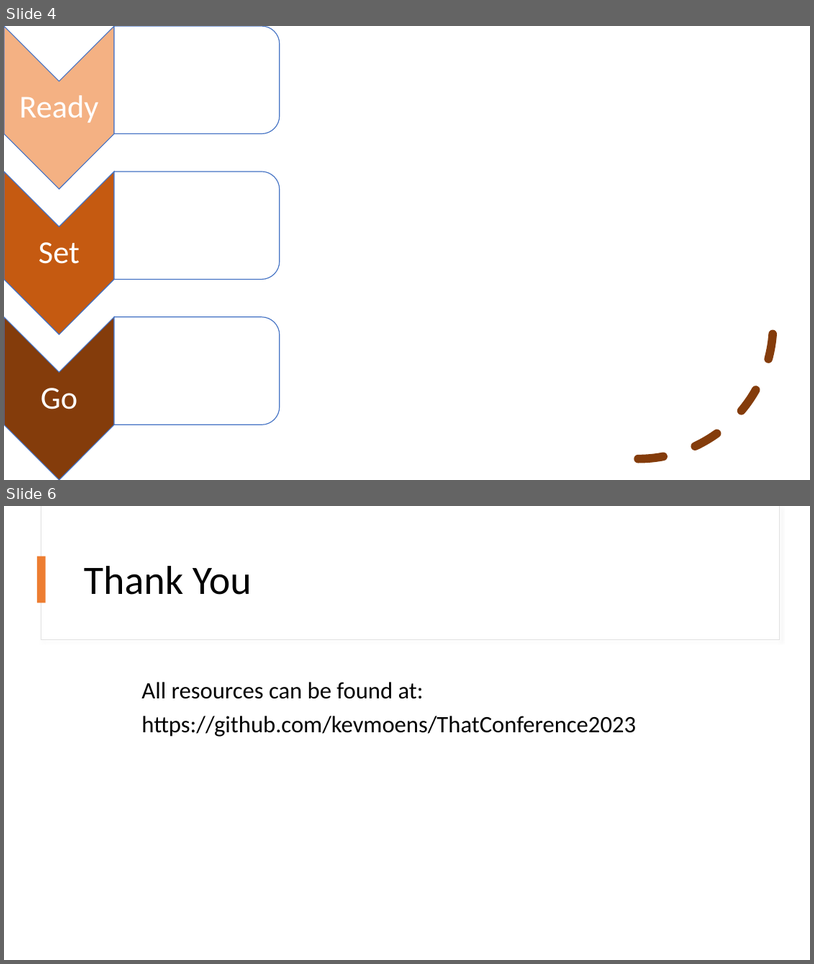
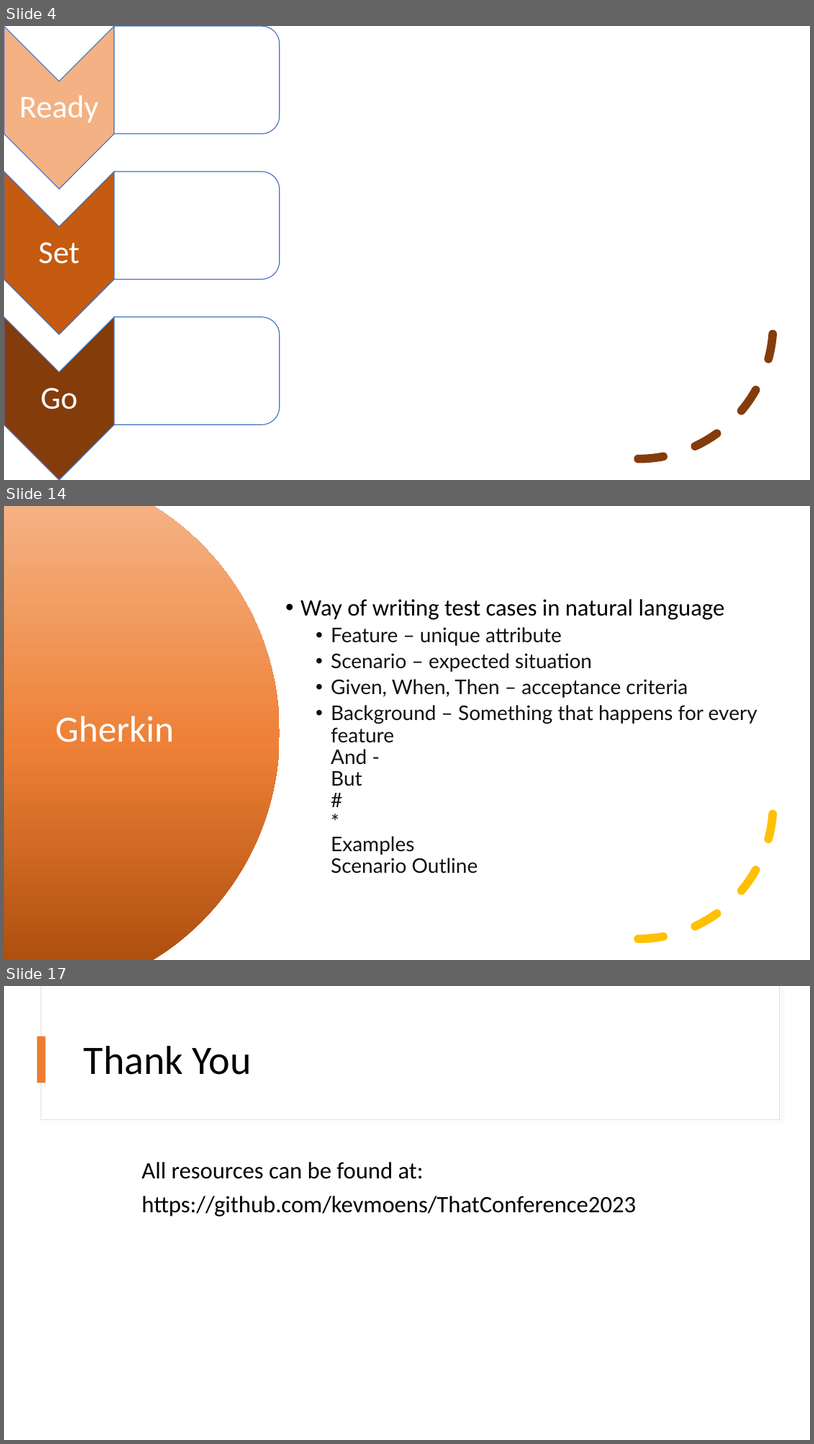
Before and after one commit to kevmoens/ThatConference2023, a slide deck: ThatConference2023.pptx. Shown one above the other, each under a label of ours: slides 4 and 6 before the commit, slides 4, 14 and 17 after it; the slides between them are not shown. The pictures are 814x964 and 814x1444 pixels, drawn with LibreOffice and Linux fonts; fonts in the diff are those of the drawing. Boxes give left, top, right and bottom in pixels: in the first picture for what was removed or moved away, otherwise in the second. Text is boxed around its words. In the diff, an @@ line names an element or a change of style, - is before the commit and + after.

```diff
--- a/ThatConference2023.pptx
+++ b/ThatConference2023.pptx
@@ slide 14 added at (4,506,810,960), background #FFFFFF @@
@@ freeform shape added at (4,506,280,960), fill gradient #B0500F to #EE8137 to #F4B183 @@
@@ text added at (301,599,758,873), 24 pt, text #111111 @@
+• Way of writing test cases in natural language
+  • Feature – unique attribute
+  • Scenario – expected situation
+  • Given, When, Then – acceptance criteria
+  • Background – Something that happens for every feature
+    And -
+    But
+    #
+    *
+    Examples
+    Scenario Outline
@@ arc (boxed as its full ellipse) added at (504,669,774,939), outline #FFC000 10 pt dashed @@
@@ title added at (55,716,174,742), 44 pt, text #FFFFFF @@
+Gherkin
@@ what was slide 6 is now slide 17 @@
```
Also in this commit, not shown: 11 other slides added, 1 slide removed, 2 other files.
